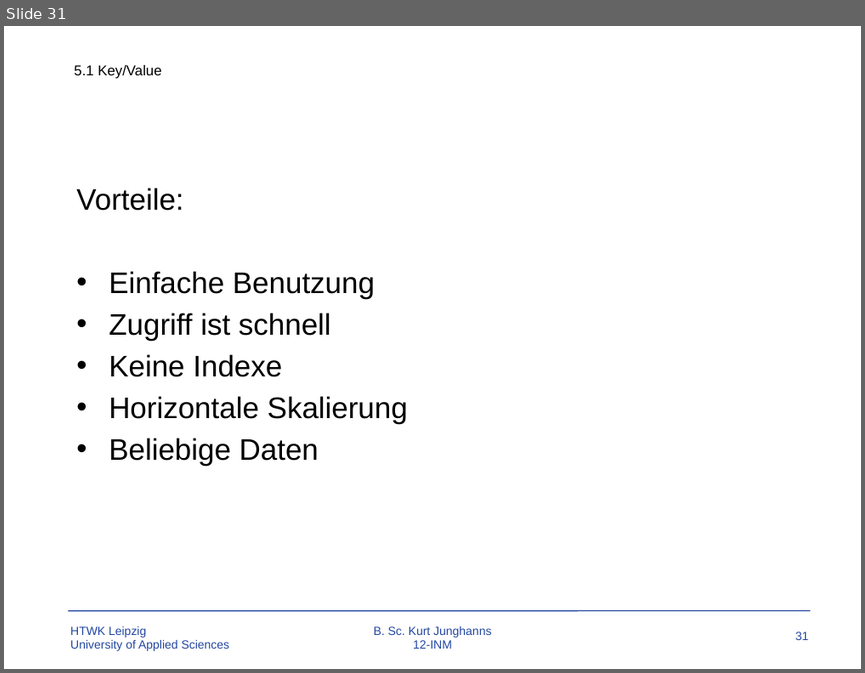
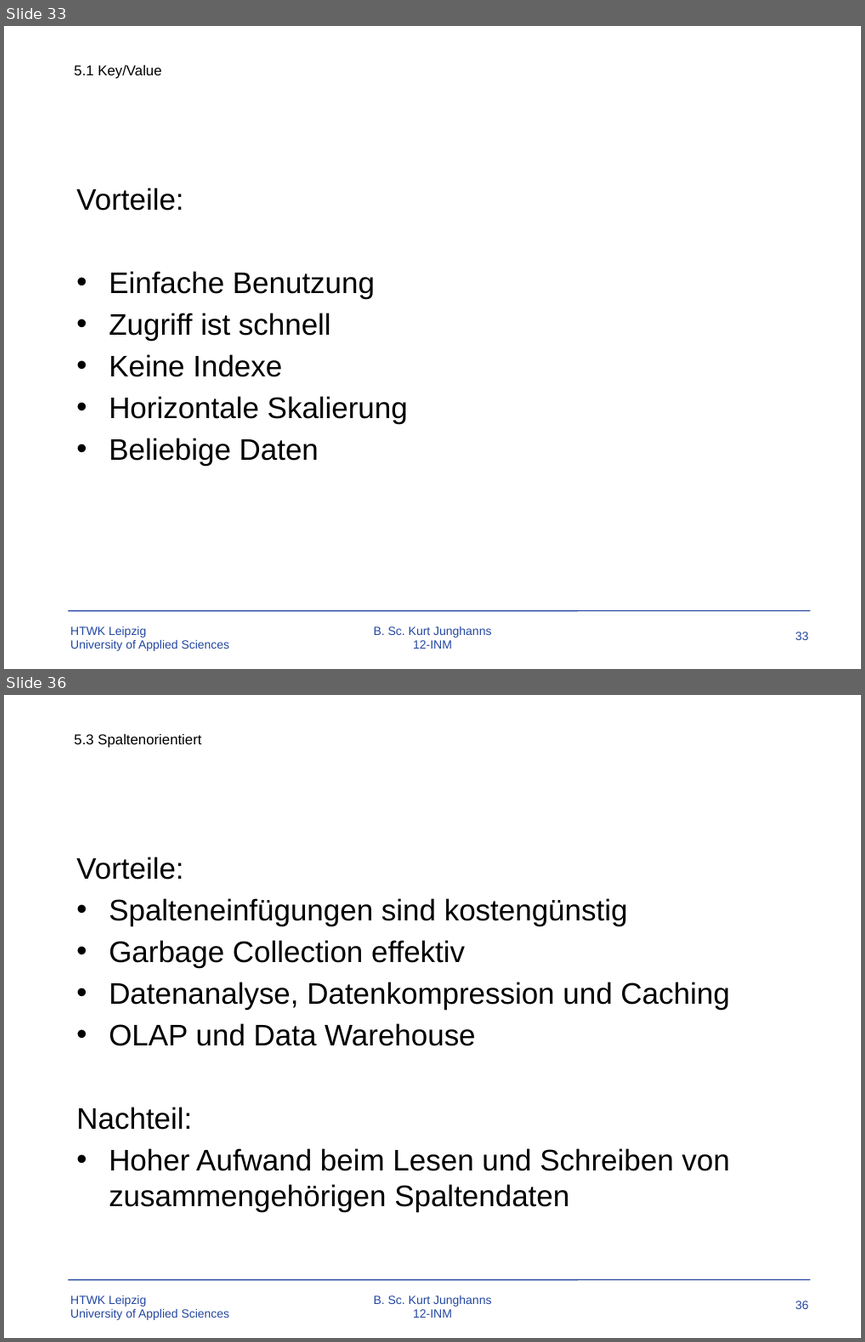
Before and after one commit to TBoonX/OS-Datenbanken, a slide deck: Praesentation.pptx. Shown one above the other, each under a label of ours: slide 31 before the commit, slides 33 and 36 after it; the slides between them are not shown. The pictures are 865x673 and 865x1342 pixels, drawn with LibreOffice and Linux fonts; fonts in the diff are those of the drawing; background and template pictures are left out. Boxes give left, top, right and bottom in pixels: in the first picture for what was removed or moved away, otherwise in the second. Text is boxed around its words. In the diff, an @@ line names an element or a change of style, - is before the commit and + after.

```diff
--- a/Praesentation.pptx
+++ b/Praesentation.pptx
@@ slide 36 added at [4, 695, 861, 1338], background #FFFFFF; not listed: 4 template elements that a slide beside it also shows @@
@@ text added at [74, 734, 201, 748], 12 pt, text #000000 @@
+5.3 Spaltenorientiert
@@ text added at [76, 857, 729, 1212], 25 pt, text #000000 @@
+Vorteile:
+• Spalteneinfügungen sind kostengünstig
+• Garbage Collection effektiv
+• Datenanalyse, Datenkompression und Caching
+• OLAP und Data Warehouse
+Nachteil:
+• Hoher Aufwand beim Lesen und Schreiben von zusammengehörigen Spaltendaten
@@ what was slide 31 is now slide 33 @@
@@ page number at [795, 631, 809, 640]: text changed @@
-31
+33
```
Also in this commit, not shown: 7 slides changed, 7 other slides added, 4 other files.
